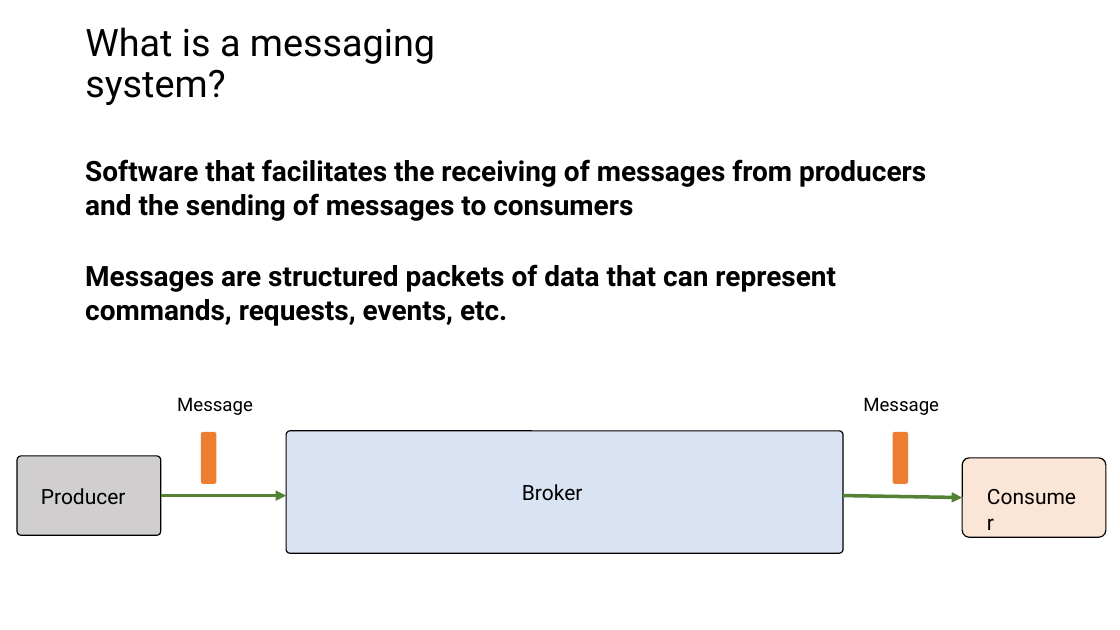
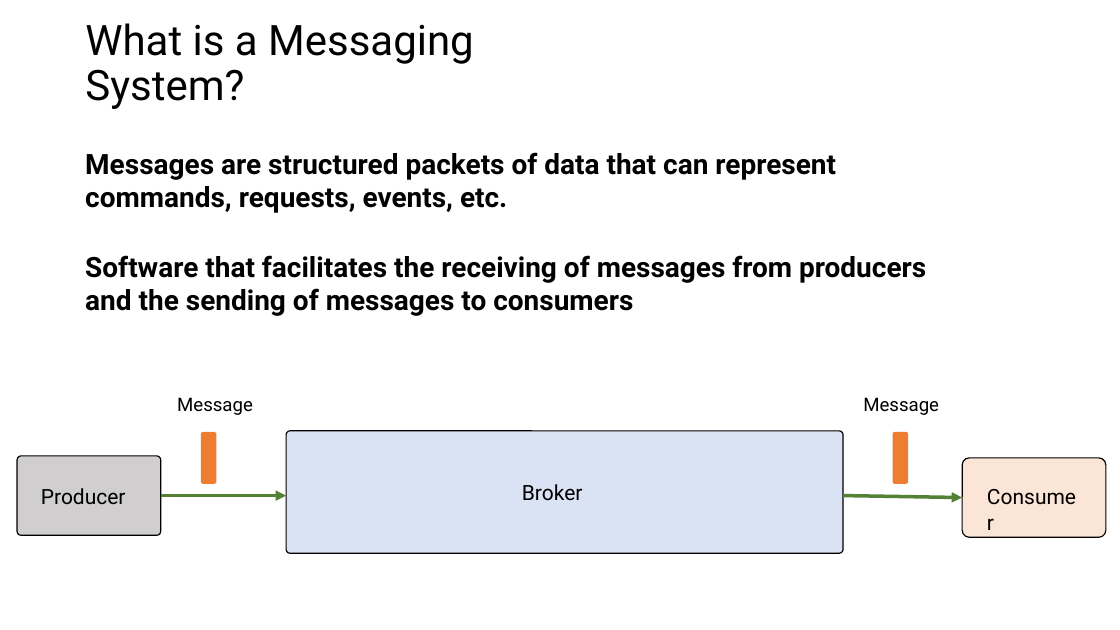
Before and after one commit to roblappcoupa/rabbitmq-presentation, a slide deck: slide 4 of Docs/RabbitMQ.pptx. Drawn at 1120x630 pixels with LibreOffice and Linux fonts; fonts in the diff are those of the drawing. Boxes give left, top, right and bottom in pixels: in the first picture for what was removed or moved away, otherwise in the second. Text is boxed around its words. In the diff, an @@ line names an element or a change of style, - is before the commit and + after.

```diff
--- a/Docs/RabbitMQ.pptx
+++ b/Docs/RabbitMQ.pptx
@@ title at (85,23,474,109): text changed; size 32.4 to 36 pt @@
-What is a messaging system?
+What is a Messaging System?
@@ text "Messages are structured packets of ...": place and size @@
-text "Messages are structured packets of ..." at (85,264,836,326)
+text "Messages are structured packets of ..." at (85,152,836,213)
@@ text "Software that facilitates the receiving ...": place and size @@
-text "Software that facilitates the receiving ..." at (85,159,926,221)
+text "Software that facilitates the receiving ..." at (85,255,926,316)
```
Also in this commit, not shown: 5 other slides changed, 1 slide added, 1 other file.
